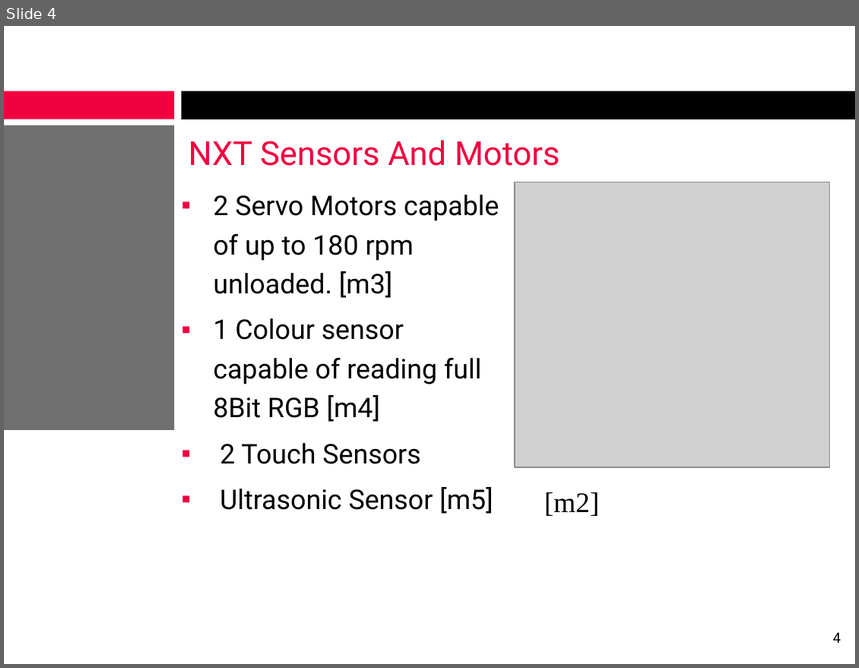
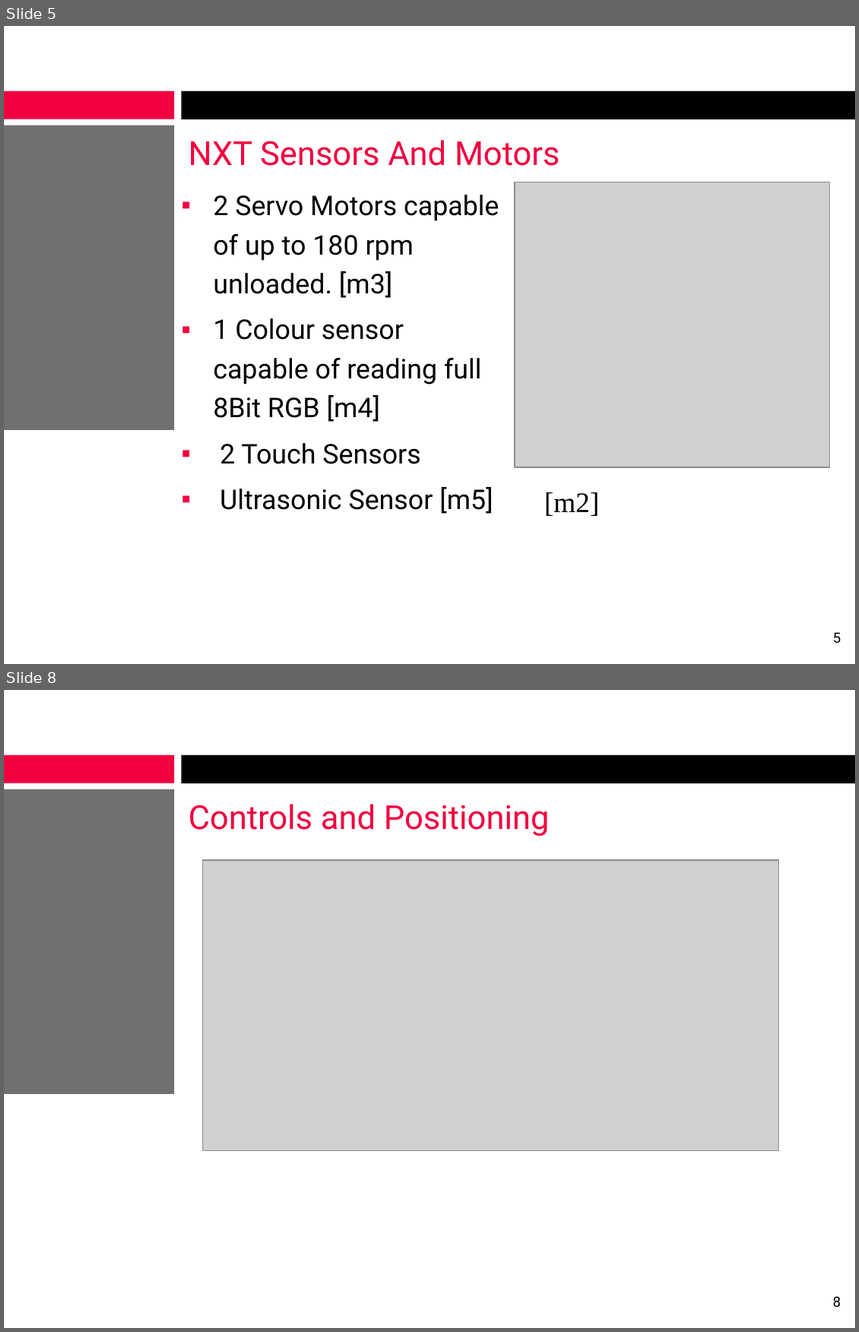
Before and after one commit to alexcraig/RoboWars, a slide deck: docs/presentation_slides/RoboWarsPresentation_MikeWright.ppt. Shown one above the other, each under a label of ours: slide 4 before the commit, slides 5 and 8 after it; the slides between them are not shown. The pictures are 859x668 and 859x1332 pixels, drawn with LibreOffice and Linux fonts; fonts in the diff are those of the drawing; grey boxes stand for pictures; background and template pictures are left out. Boxes give left, top, right and bottom in pixels: in the first picture for what was removed or moved away, otherwise in the second. Text is boxed around its words. In the diff, an @@ line names an element or a change of style, - is before the commit and + after.

```diff
--- a/docs/presentation_slides/RoboWarsPresentation_MikeWright.ppt
+++ b/docs/presentation_slides/RoboWarsPresentation_MikeWright.ppt
@@ slide 8 added at <box>4,690,855,1328</box>, background #FFFFFF; not listed: 3 template elements that a slide beside it also shows @@
@@ title added at <box>189,804,550,836</box>, 28 pt, text #F10040 @@
+Controls and Positioning
@@ picture added at <box>202,860,778,1151</box> @@
@@ page number added at <box>833,1296,841,1307</box>, 12 pt, text #000000 @@
+8
@@ what was slide 4 is now slide 5 @@
@@ page number at <box>833,632,841,644</box>: text changed @@
-4
+5
```
Also in this commit, not shown: 6 slides changed, 3 other slides added, 1 slide removed, 4 other files.
